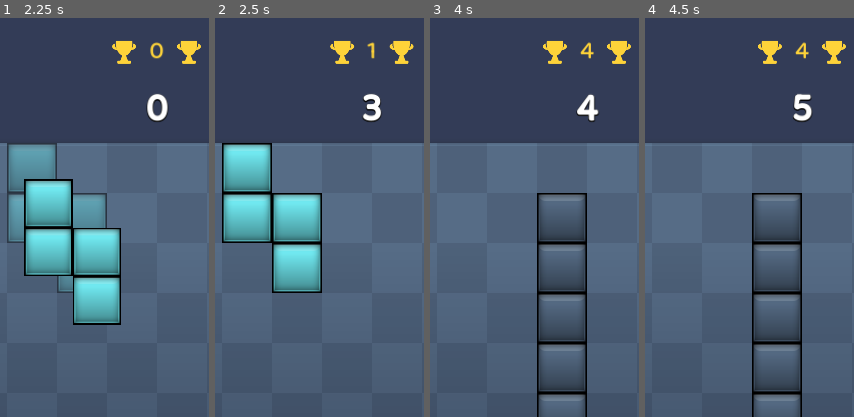
Above: before the commit, frames 1-4 (left to right).
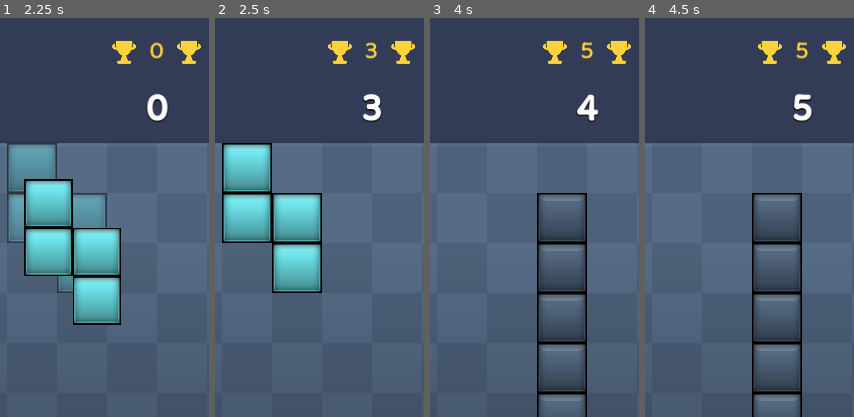
Above: after the commit, the same moments.

Repository: Revelnaut/blokki
Game: Godot game, scene res://intro.tscn
Two runs of this game, one before a commit and one after it. Both use one fixed random seed, a clock stepped at 60 frames per second and the inputs below.
Inputs (mouse positions are % of the whole screen's width and height, from its top left):
- Up to frame 1 (2.25 s): tap Enter at 0.5 s; move the mouse to (74, 45) at 0.52 s; hold Up 0.53-1.25 s; click (74, 45) at 0.67 s; click (92, 6) at 1.25 s; tap Space at 2 s; move the mouse to (28, 55) at 2.02 s; hold Down from 2.03 s (still down); click (28, 55) at 2.17 s
- Up to frame 2 (2.5 s): keep holding Down
- Up to frame 3 (4 s): move the mouse to (61, 28) at 2.77 s; release Down at 2.78 s; hold Up from 2.78 s (still down); click (61, 28) at 2.92 s; tap Enter at 3.5 s; move the mouse to (45, 70) at 3.52 s; click (45, 70) at 3.67 s
- Up to frame 4 (4.5 s): move the mouse to (82, 65) at 4.27 s; release Up at 4.28 s; hold Down from 4.28 s (still down); click (82, 65) at 4.42 s
The pictures show only the part of the screen within x 12-62%, y 0-50%; the shares and areas given below are measured in that part.

Frame 1 is identical in both runs. In frame 2, 0.5% of the frame differs, in the area x 54-96%, y 5-12%; in frame 3, 0.2%; in frame 4, 0.2%.

Commit message:
Fix highscore label number addition speed

Diff:
--- a/main.gd
+++ b/main.gd
@@ -50,7 +50,7 @@
 
 	# Update score labels
 	visible_score = lerp(visible_score, float(score), 0.1)
-	visible_high_score = lerp(visible_high_score, float(high_score), 0.01)
+	visible_high_score = lerp(visible_high_score, float(high_score), 0.1)
 
 func _unhandled_input(event):
 	var global_mouse_position = get_global_mouse_position()
